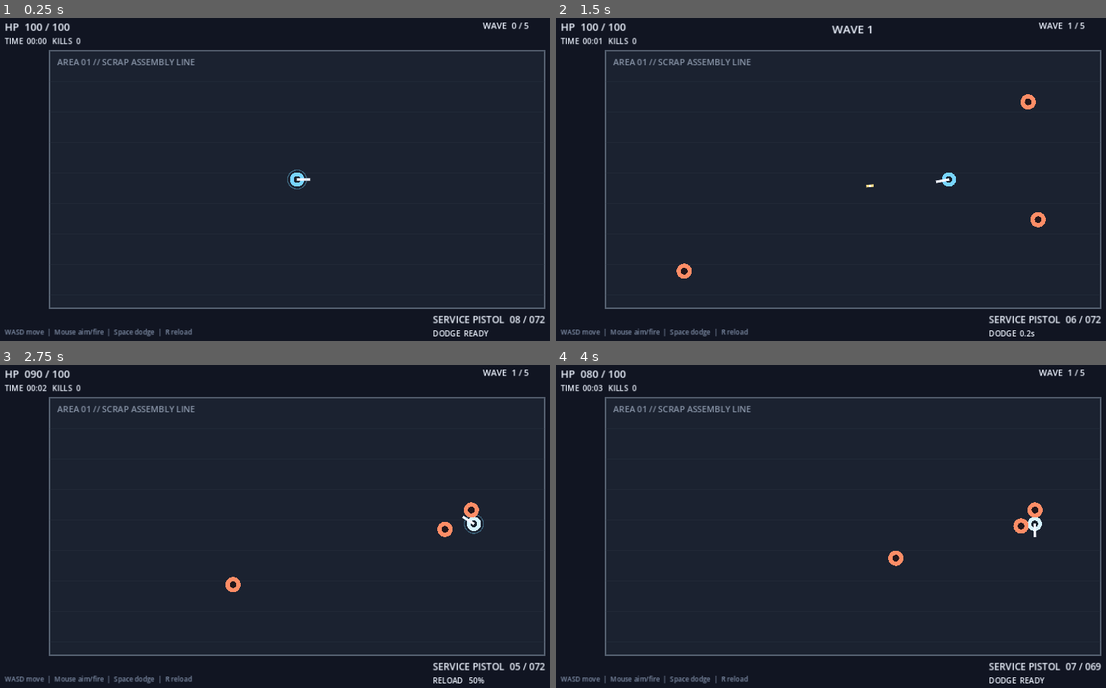
Above: before the commit, frames 1-4 (two rows, left to right).
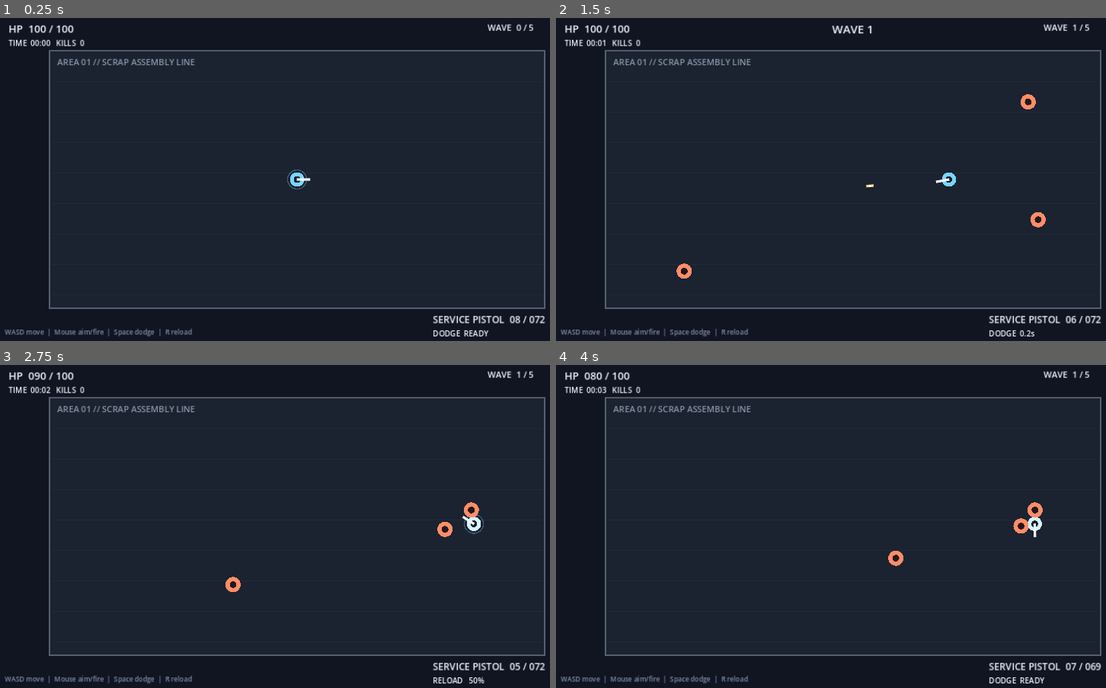
Above: after the commit, the same moments.

Repository: donly987647-max/Topdown-roguelite
Game: Godot game, scene res://scenes/main.tscn
Same seed, same stepped clock (60 frames per second), same inputs: the game is played once before the commit and once after it.
Inputs (mouse positions are in pixels of both pictures, inside the frame that each line leads up to):
- Up to frame 1 (0.25 s): no input
- Up to frame 2 (1.5 s): tap Enter at 0.5 s; move the mouse to (985, 163) at 0.52 s; hold D 0.53-1.25 s; tap R at 0.6 s; click (985, 163) at 0.67 s; tap Space at 0.77 s; drag from (732, 195) to (820, 247) at 1.27 s
- Up to frame 3 (2.75 s): move the mouse to (357, 452) at 2.02 s; hold D from 2.03 s (still down); tap R at 2.1 s; click (357, 452) at 2.17 s
- Up to frame 4 (4 s): release D at 2.75 s; drag from (820, 594) to (671, 474) at 2.77 s; move the mouse to (1034, 578) at 3.52 s; hold A from 3.53 s (still down); tap R at 3.6 s; click (1034, 578) at 3.67 s; tap Space at 3.77 s

The runs differ from the first frame. In frame 1, 0.6% of the frame differs, in the area x 0-97%, y 1-9%; in frame 2, 0.6%; in frame 3, 0.6%; in frame 4, 0.6%.

Commit message:
Adapt combat HUD for mobile landscape

Diff:
--- a/scripts/ui/hud.gd
+++ b/scripts/ui/hud.gd
@@ -9,11 +9,14 @@
 var reload_label: Label
 var center_label: Label
 var pause_label: Label
+var help_label: Label
 var center_timer := 0.0
+var mobile_layout := false
 
 func configure(target: Node, encounter_director: Node) -> void:
     player = target
     director = encounter_director
+    mobile_layout = OS.has_feature("mobile") or DisplayServer.is_touchscreen_available()
     _build_ui()
     EventBus.wave_changed.connect(_on_wave_changed)
     EventBus.perfect_reload.connect(_on_perfect_reload)
@@ -48,19 +51,25 @@
         pause_label.visible = value
 
 func _build_ui() -> void:
-    hp_label = _make_label(Vector2(26, 24), 22)
-    ammo_label = _make_label(Vector2(925, 640), 20)
-    reload_label = _make_label(Vector2(925, 672), 16)
-    wave_label = _make_label(Vector2(1030, 24), 18)
-    run_label = _make_label(Vector2(26, 58), 16)
+    hp_label = _make_label(Vector2(34, 28), 22)
+    wave_label = _make_label(Vector2(1040, 28), 18)
+    run_label = _make_label(Vector2(34, 62), 16)
+
+    if mobile_layout:
+        ammo_label = _make_label(Vector2(860, 330), 18)
+        reload_label = _make_label(Vector2(860, 360), 15)
+    else:
+        ammo_label = _make_label(Vector2(925, 640), 20)
+        reload_label = _make_label(Vector2(925, 672), 16)
 
     center_label = _make_label(Vector2(390, 26), 24)
     center_label.size = Vector2(500, 40)
     center_label.horizontal_alignment = HORIZONTAL_ALIGNMENT_CENTER
 
-    var help := _make_label(Vector2(26, 670), 14)
-    help.text = "WASD move  |  Mouse aim/fire  |  Space dodge  |  R reload"
-    help.modulate = Color("8995a8")
+    help_label = _make_label(Vector2(26, 670), 14)
+    help_label.text = "WASD move  |  Mouse aim/fire  |  Space dodge  |  R reload"
+    help_label.modulate = Color("8995a8")
+    help_label.visible = not mobile_layout
 
     pause_label = _make_label(Vector2(490, 325), 36)
     pause_label.text = "PAUSED"
